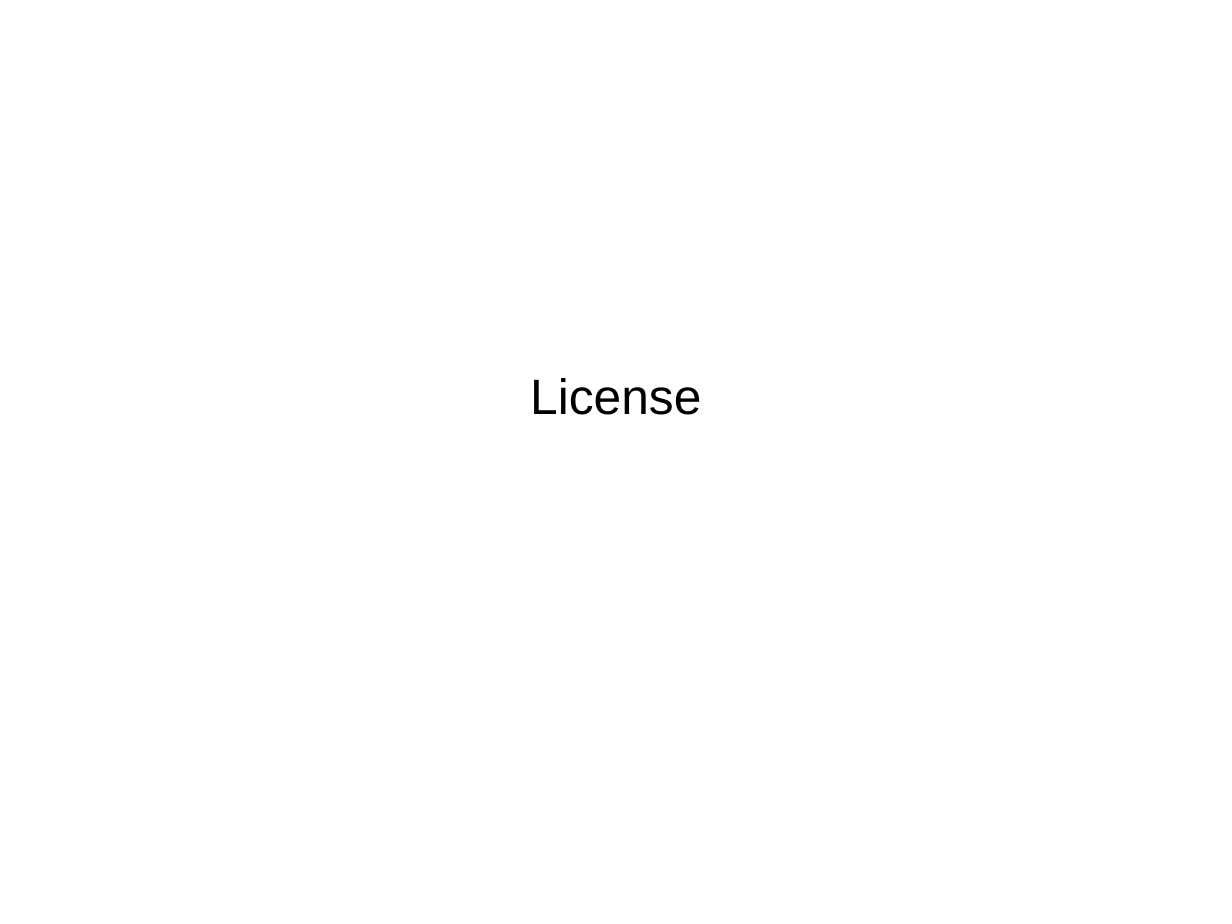
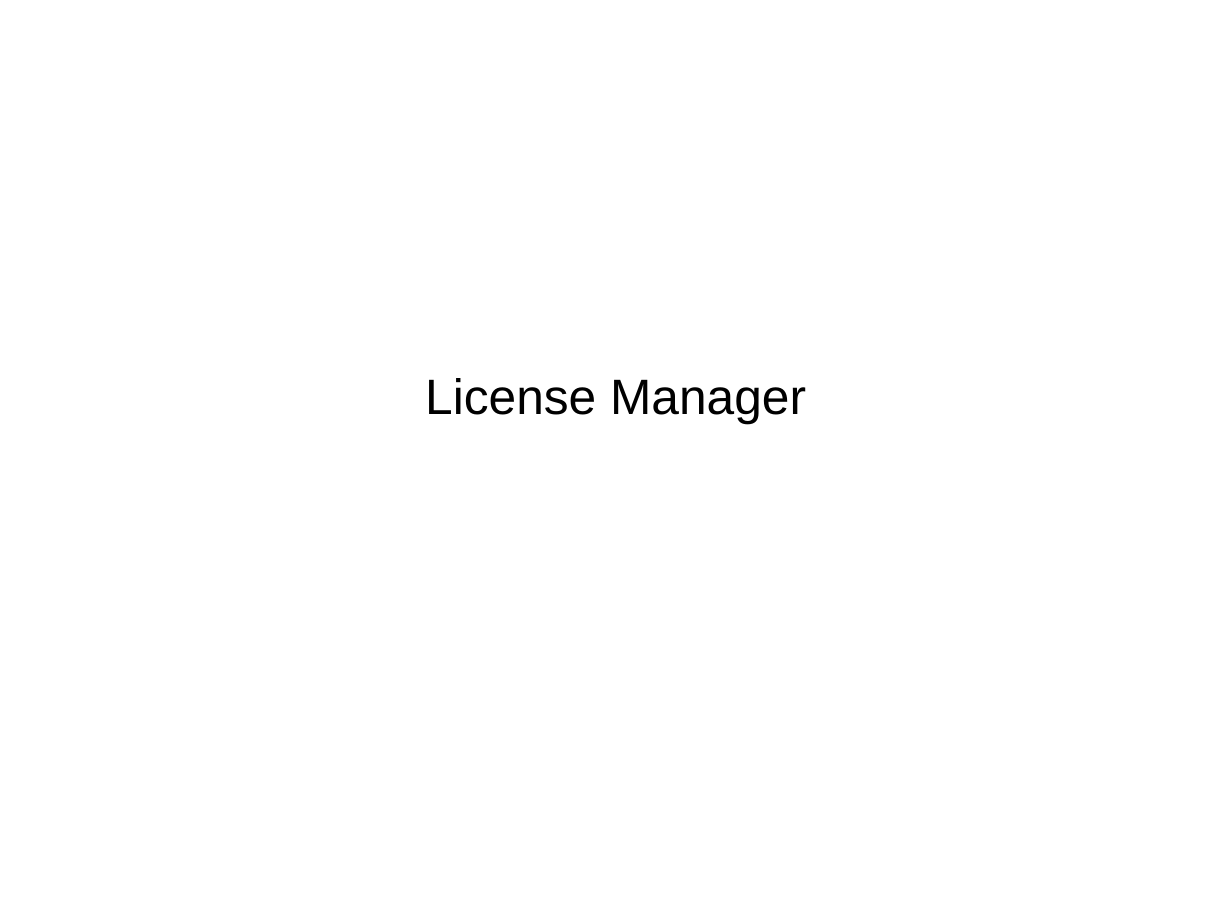
Before and after one commit to JayathmaChathurangani/InternWork, a slide deck: slide 19 of Reference/LicenseManager/Project/Mocups.odp (slide 1 before the commit). Drawn at 1232x924 pixels with LibreOffice and Linux fonts; fonts in the diff are those of the drawing. Boxes give left, top, right and bottom in pixels: in the first picture for what was removed or moved away, otherwise in the second. Text is boxed around its words. In the diff, an @@ line names an element or a change of style, - is before the commit and + after.

```diff
--- a/Reference/LicenseManager/Project/Mocups.odp
+++ b/Reference/LicenseManager/Project/Mocups.odp
@@ subtitle at [425, 378, 806, 423]: text changed @@
-License
+License Manager
```
Also in this commit, not shown: 1 other slide changed, 11 slides added, 1 slide removed, 43 other files.
